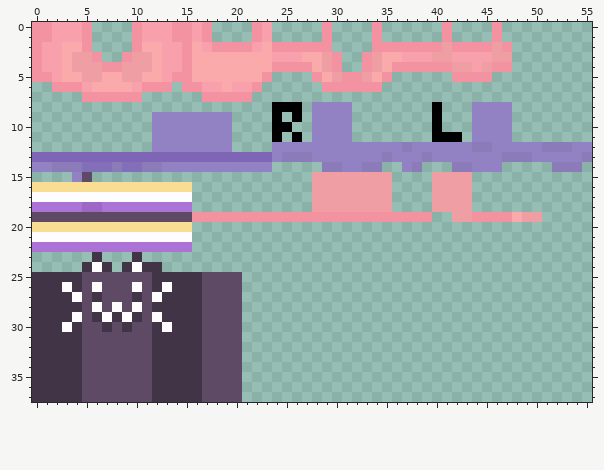
One commit to this pixel-art sprite: textures/clothes.png. The picture above was drawn from the file before the commit.
The file is 56x38 pixels.
After the commit:
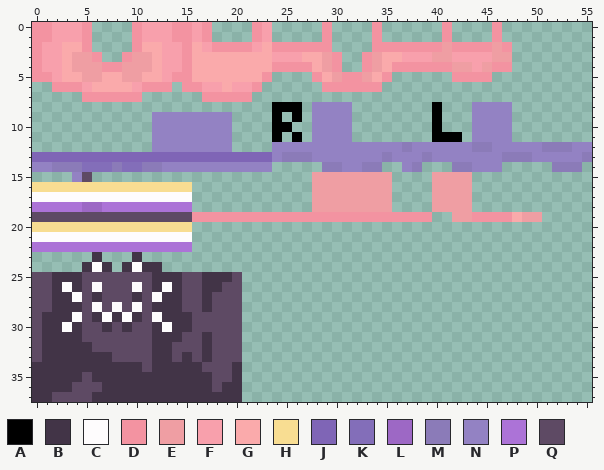
Palette (. is transparent): A #000000  B #423447  C #fefcfd  D #f393a1  E #ef9ea3  F #f8a0ac  G #faaaab  H #f8dd92  J #7f65b6  K #836eb9  L #9d68c5  M #8b7bb8  N #9382c3  P #ac73d7  Q #5e4a64
Changes in this commit:
@@ x 0..22 @@
 24 .....BCB.BCBB..........
-25 BBBBBQQQQQQQBBBBBQQQQ..
-26 BBBCBQCQQQCQBCBBBQQQQ..
-27 BBBBCQBQQQBQCBBBBQQQQ..
-28 BBBBBQCQCQCQBBBBBQQQQ..
-29 BBBBCQBCBCBQCBBBBQQQQ..
-30 BBBCBQQBQBQQBCBBBQQQQ..
-31 BBBBBQQQQQQQBBBBBQQQQ..
-32 BBBBBQQQQQQQBBBBBQQQQ..
-33 BBBBBQQQQQQQBBBBBQQQQ..
-34 BBBBBQQQQQQQBBBBBQQQQ..
-35 BBBBBQQQQQQQBBBBBQQQQ..
-36 BBBBBQQQQQQQBBBBBQQQQ..
-37 BBBBBQQQQQQQBBBBBQQQQ..
+25 QQBBBQQQQQQQBBBQQBBBQ..
+26 QQBCBQCQQQCQBCBQQBBQQ..
+27 QQBBCQBQQQBQCBBQQBQQQ..
+28 QQBBBQCQCQCQBBBQQBQQQ..
+29 QBBBCQBCBCBQCBBBQQQQQ..
+30 QBBCBQQBQBQQBCBBQQQQQ..
+31 QBBBBQQQQQQQBBBQQBQQQ..
+32 QBBBBBQQQQQQBBQQQBQQQ..
+33 QBBBBBBBQQQQBBQBQBQQQ..
+34 BBBBBBBBBBBQBBBBBQQQB..
+35 BBBBBQBBBBBBBBBBBBQQB..
+36 BBBBQQQBBBBBBBBBBBQBB..
+37 BBQQQQBBBBBBBBBBBBBBB..
Pixel boxes of the changes (left, top, right, bottom) in both pictures:
changed: (32, 272, 242, 402)
